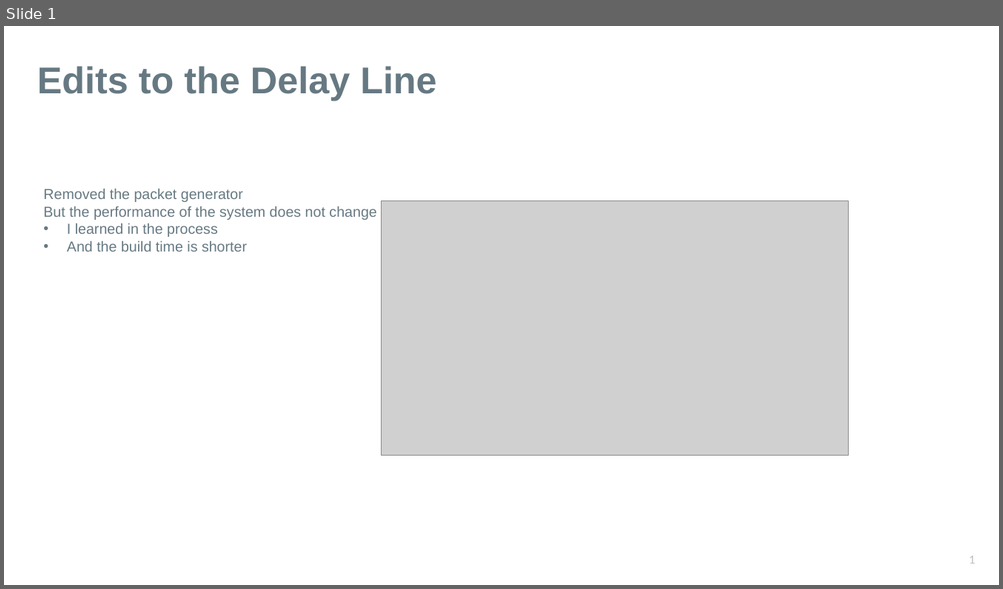
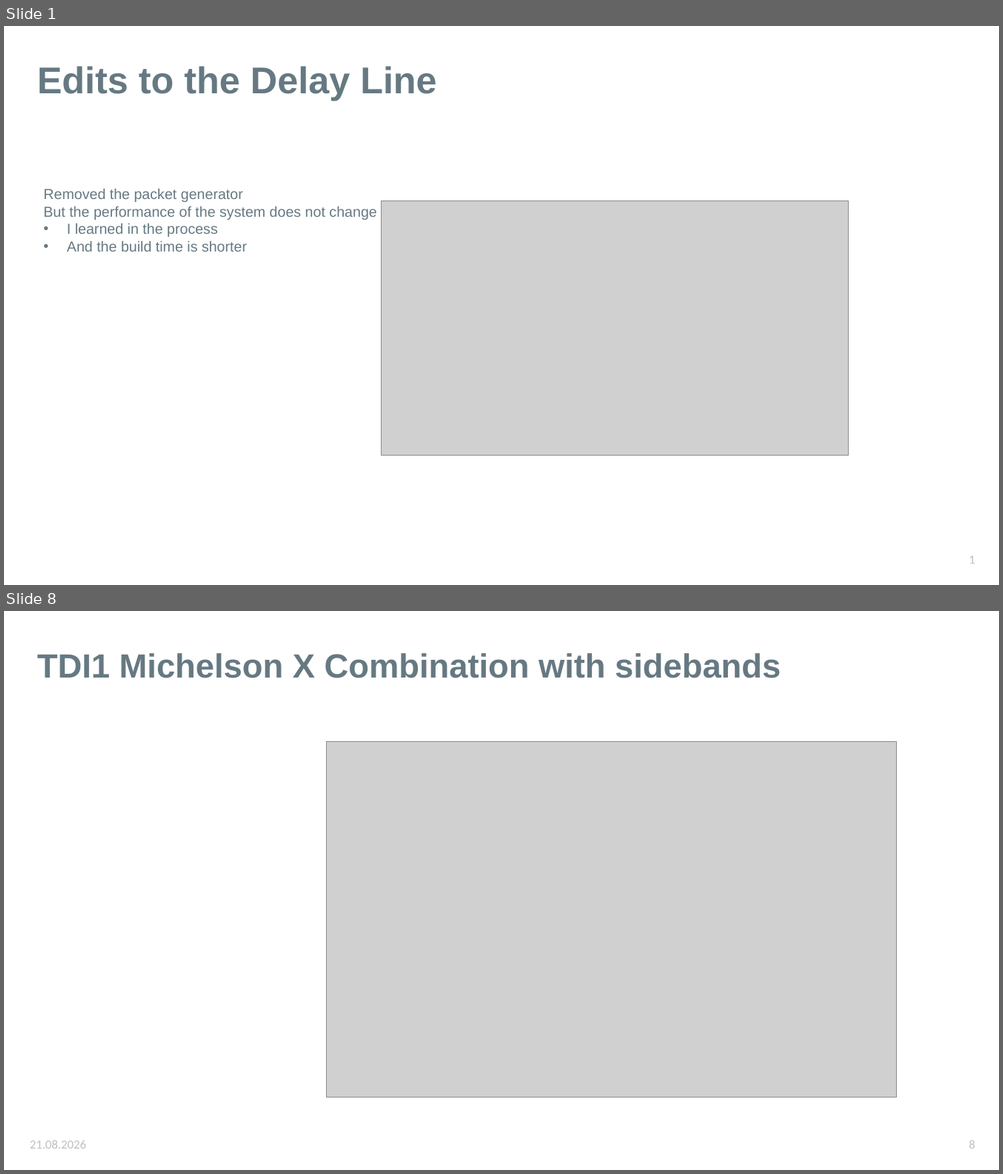
Before and after one commit to karinkruuse/Esitlused, a slide deck: updates.pptx. Shown one above the other, each under a label of ours: slide 1 before the commit, slides 1 and 8 after it; the slides between them are not shown. The pictures are 1003x589 and 1003x1174 pixels, drawn with LibreOffice and Linux fonts; fonts in the diff are those of the drawing; grey boxes stand for pictures. Boxes give left, top, right and bottom in pixels: in the first picture for what was removed or moved away, otherwise in the second. Text is boxed around its words. In the diff, an @@ line names an element or a change of style, - is before the commit and + after.

```diff
--- a/updates.pptx
+++ b/updates.pptx
@@ slide 8 added at (4, 611, 999, 1170), background #FFFFFF @@
@@ title added at (37, 653, 780, 678), 32.4 pt, text #667982, bold @@
+TDI1 Michelson X Combination with sidebands
@@ picture added at (327, 741, 896, 1097) @@
@@ text added at (30, 1141, 86, 1149), 12 pt, text #BFBFBF @@
+21.08.2026
@@ page number added at (968, 1141, 974, 1149), 12 pt, text #BFBFBF @@
+8
```
Also in this commit, not shown: 5 slides changed, 1 other slide added, 3 other files.
